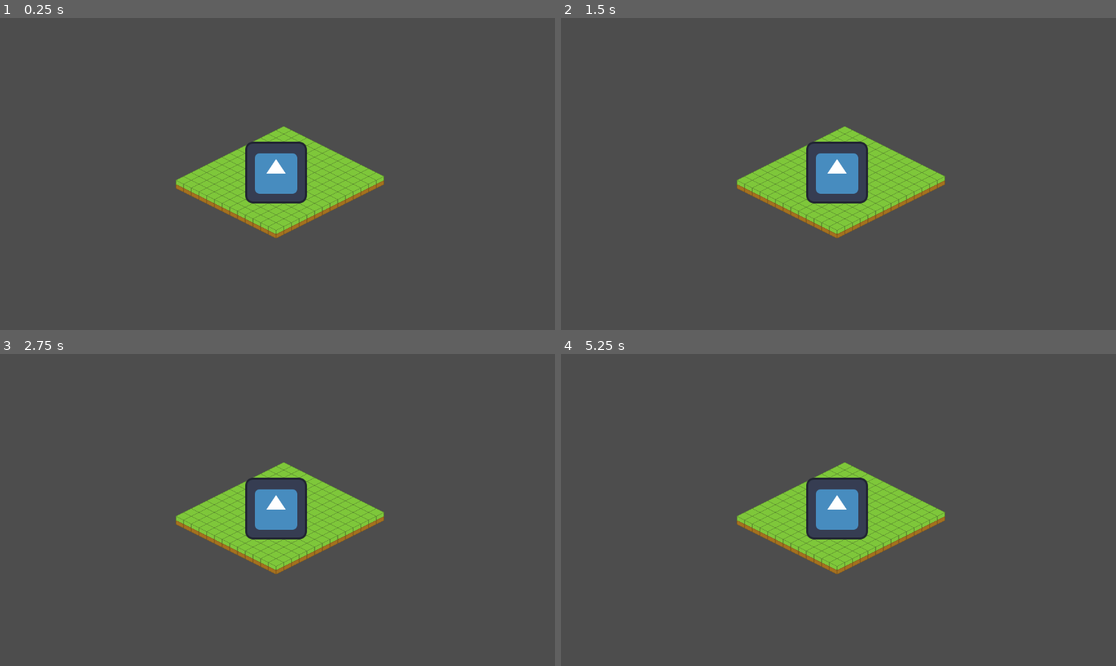
Above: before the commit, frames 1-4 (two rows, left to right).
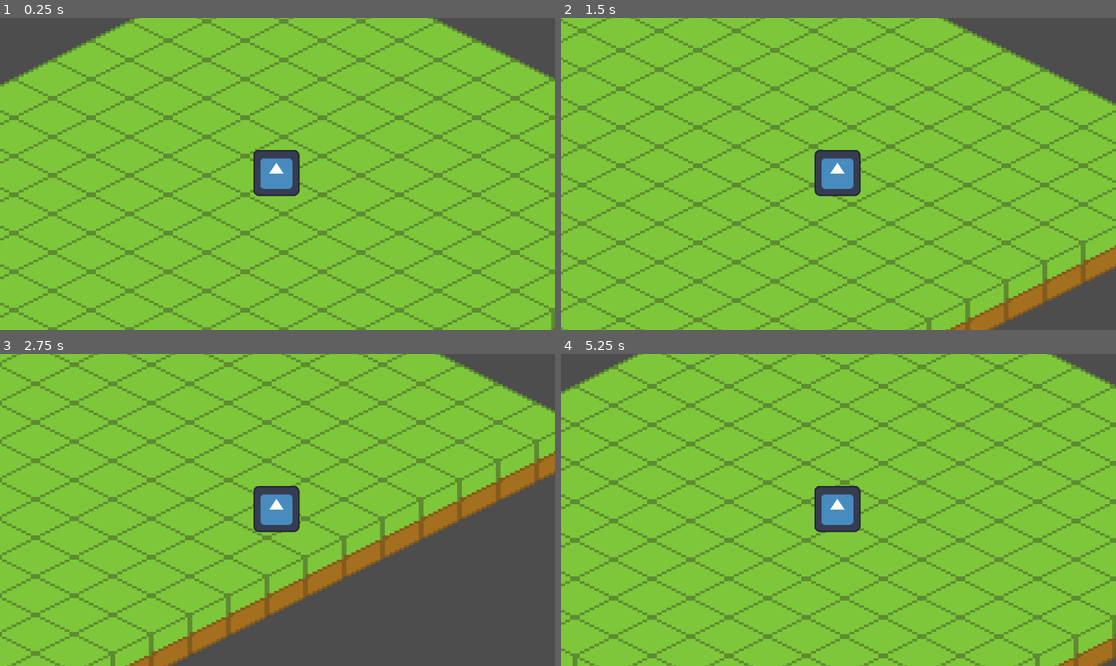
Above: after the commit, the same moments.

Repository: Jbaker2001/FarmGame
Game: Godot game, scene res://assets/scenes/root.tscn
The game is run twice, just before and just after one commit, with the same random seed, the same clock (stepped at 60 frames per second) and the same inputs. The engine's default icon, where the game draws it, is replaced by a stand-in: a white triangle on a blue panel in a dark square.
Inputs:
- Up to frame 1 (0.25 s): no input
- Up to frame 2 (1.5 s): tap Enter at 0.5 s; hold D (right, bound only after the commit) 0.53-1.28 s; hold S (down, bound only after the commit) from 1.28 s (still down)
- Up to frame 3 (2.75 s): release S (down, bound only after the commit) at 2.03 s; hold D (right, bound only after the commit) from 2.03 s (still down)
- Up to frame 4 (5.25 s): release D (right, bound only after the commit) at 2.78 s; hold W (up, bound only after the commit) 2.78-3.53 s; hold A (left, bound only after the commit) 3.53-5.03 s; hold S (down, bound only after the commit) from 5.03 s (still down)

The runs differ from the first frame. In frame 1, 91% of the frame differs, in the area x 0-100%, y 0-100%; in frame 2, 89%; in frame 3, 73%; in frame 4, 95%.

Commit message:
Player movement added on a basic level

Diff:
--- a/assets/Player.tscn
+++ b/assets/Player.tscn
@@ -1,13 +1,16 @@
-[gd_scene load_steps=3 format=3 uid="uid://c04vvu0cra3ai"]
+[gd_scene load_steps=4 format=3 uid="uid://c04vvu0cra3ai"]
 
 [ext_resource type="Texture2D" uid="uid://besuh13si7nqu" path="res://icon.svg" id="1_av2a1"]
+[ext_resource type="Script" uid="uid://h8niwimipmco" path="res://assets/scripts/player.gd" id="1_jumf5"]
 
 [sub_resource type="RectangleShape2D" id="RectangleShape2D_vhddv"]
 
 [node name="CharacterBody2D" type="CharacterBody2D"]
+script = ExtResource("1_jumf5")
 
 [node name="CollisionShape2D" type="CollisionShape2D" parent="."]
 shape = SubResource("RectangleShape2D_vhddv")
 
 [node name="Sprite2D" type="Sprite2D" parent="."]
+texture_filter = 1
 texture = ExtResource("1_av2a1")
--- a/assets/scenes/root.tscn
+++ b/assets/scenes/root.tscn
@@ -6,8 +6,12 @@
 [node name="Root" type="Node2D"]
 
 [node name="Ground" parent="." instance=ExtResource("1_a5868")]
+position = Vector2(3, 3)
 
-[node name="CharacterBody2D" parent="." instance=ExtResource("2_ohtli")]
+[node name="CharacterBody2D" parent="Ground" instance=ExtResource("2_ohtli")]
+position = Vector2(13, -1)
+scale = Vector2(0.15, 0.15)
 
-[node name="Camera2D" type="Camera2D" parent="CharacterBody2D"]
+[node name="Camera2D" type="Camera2D" parent="Ground/CharacterBody2D"]
 position = Vector2(3, 3)
+zoom = Vector2(5, 5)
--- /dev/null
+++ b/assets/scripts/player.gd
@@ -0,0 +1,12 @@
+extends CharacterBody2D
+
+
+var speed = 60.0
+
+func _physics_process(delta: float) -> void:
+	# Get the input direction and handle the movement/deceleration.
+	# As good practice, you should replace UI actions with custom gameplay actions.
+	var inputVector = Input.get_vector("left", "right", "up", "down")
+	if inputVector:
+		velocity = inputVector * speed
+		move_and_slide()
--- a/project.godot
+++ b/project.godot
@@ -19,6 +19,29 @@
 
 project/assembly_name="FarmGame"
 
+[input]
+
+up={
+"deadzone": 0.0,
+"events": [Object(InputEventKey,"resource_local_to_scene":false,"resource_name":"","device":0,"window_id":0,"alt_pressed":false,"shift_pressed":false,"ctrl_pressed":false,"meta_pressed":false,"pressed":false,"keycode":0,"physical_keycode":87,"key_label":0,"unicode":0,"location":0,"echo":false,"script":null)
+]
+}
+down={
+"deadzone": 0.0,
+"events": [Object(InputEventKey,"resource_local_to_scene":false,"resource_name":"","device":-1,"window_id":0,"alt_pressed":false,"shift_pressed":false,"ctrl_pressed":false,"meta_pressed":false,"pressed":false,"keycode":0,"physical_keycode":83,"key_label":0,"unicode":115,"location":0,"echo":false,"script":null)
+]
+}
+left={
+"deadzone": 0.0,
+"events": [Object(InputEventKey,"resource_local_to_scene":false,"resource_name":"","device":-1,"window_id":0,"alt_pressed":false,"shift_pressed":false,"ctrl_pressed":false,"meta_pressed":false,"pressed":false,"keycode":0,"physical_keycode":65,"key_label":0,"unicode":97,"location":0,"echo":false,"script":null)
+]
+}
+right={
+"deadzone": 0.0,
+"events": [Object(InputEventKey,"resource_local_to_scene":false,"resource_name":"","device":-1,"window_id":0,"alt_pressed":false,"shift_pressed":false,"ctrl_pressed":false,"meta_pressed":false,"pressed":false,"keycode":0,"physical_keycode":68,"key_label":0,"unicode":100,"location":0,"echo":false,"script":null)
+]
+}
+
 [rendering]
 
 textures/canvas_textures/default_texture_filter=0
Not shown, added: assets/scripts/player.gd.uid
